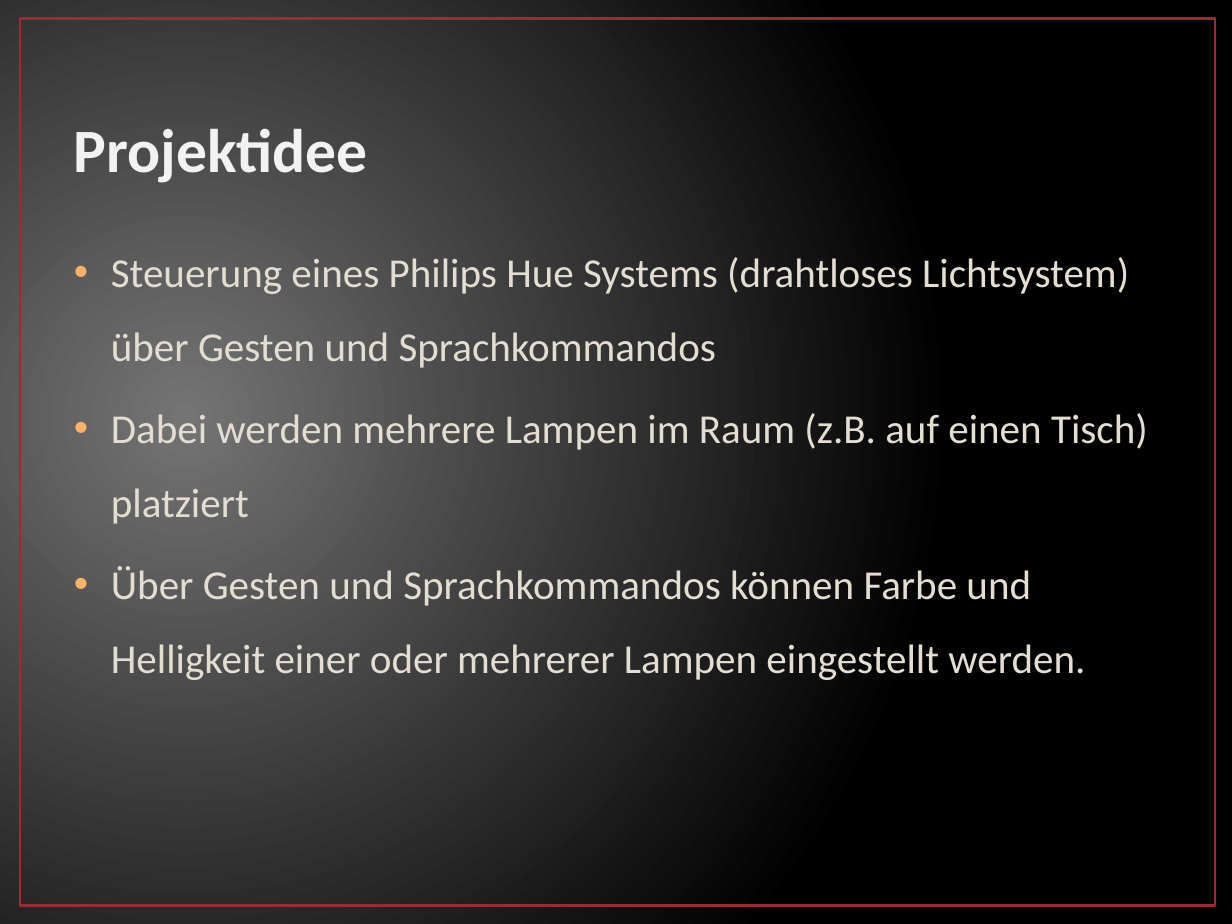
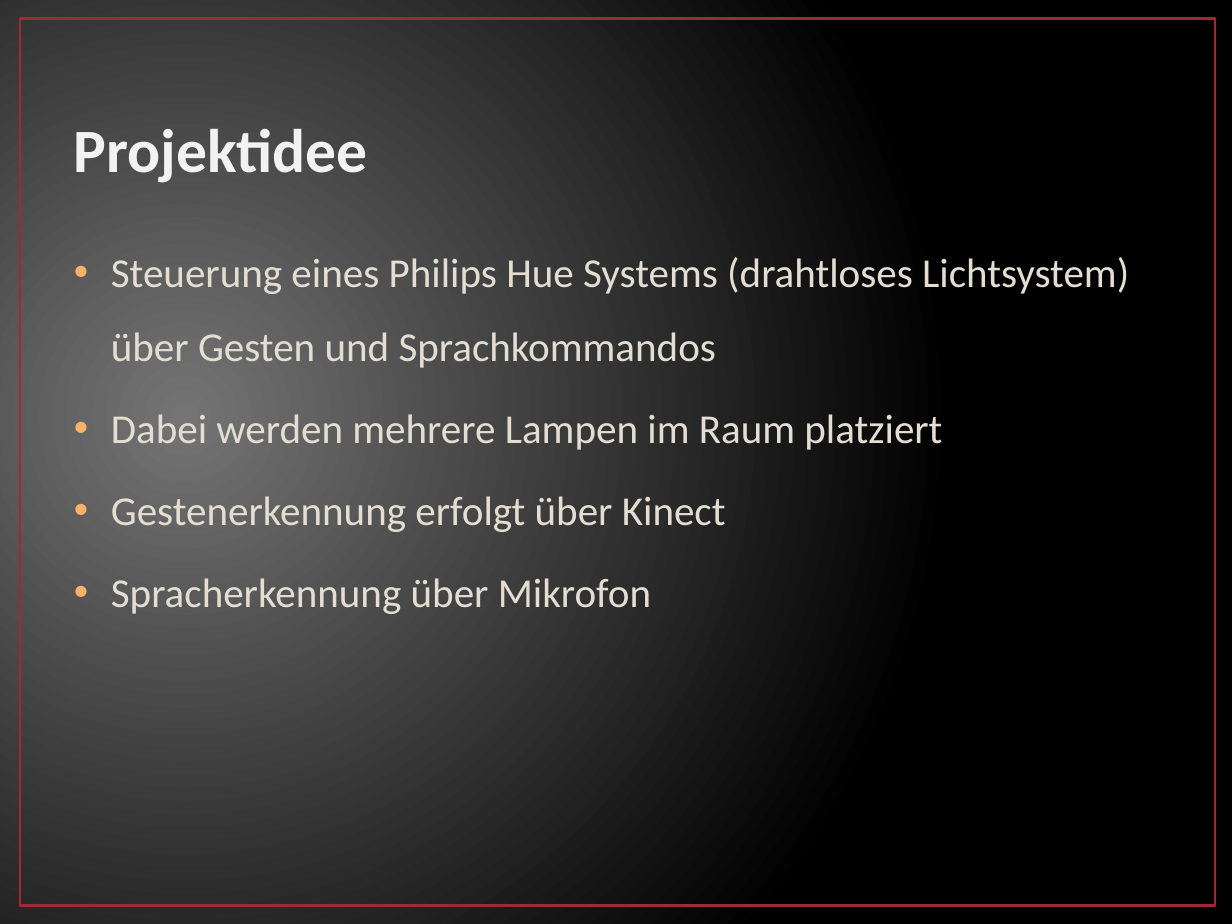
Before and after one commit to fgrebe/GestureContolForHue, a slide deck: slide 2 of doc/Gesture Control for Philips Hue.pptx. Drawn at 1232x924 pixels with LibreOffice and Linux fonts; fonts in the diff are those of the drawing. Boxes give left, top, right and bottom in pixels: in the first picture for what was removed or moved away, otherwise in the second. Text is boxed around its words. In the diff, an @@ line names an element or a change of style, - is before the commit and + after.

```diff
--- a/doc/Gesture Control for Philips Hue.pptx
+++ b/doc/Gesture Control for Philips Hue.pptx
@@ text at bbox=[111, 414, 942, 614]: text changed @@
-• Dabei werden mehrere Lampen im Raum (z.B. auf einen Tisch) platziert
-• Über Gesten und Sprachkommandos können Farbe und Helligkeit einer oder mehrerer Lampen eingestellt werden.
+• Dabei werden mehrere Lampen im Raum platziert
+• Gestenerkennung erfolgt über Kinect
+• Spracherkennung über Mikrofon
```
Also in this commit, not shown: 1 other slide changed, 1 slide added, 1 slide removed.
